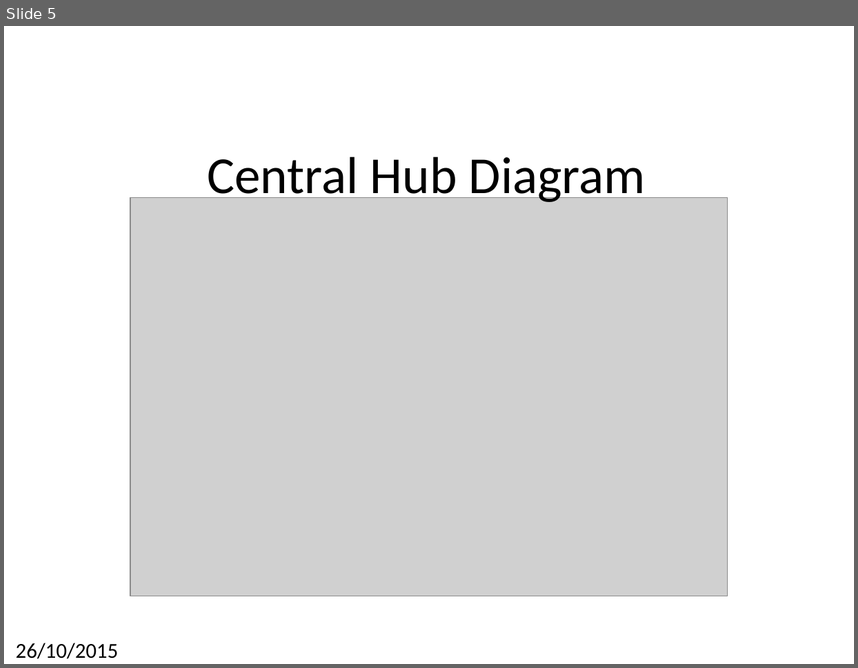
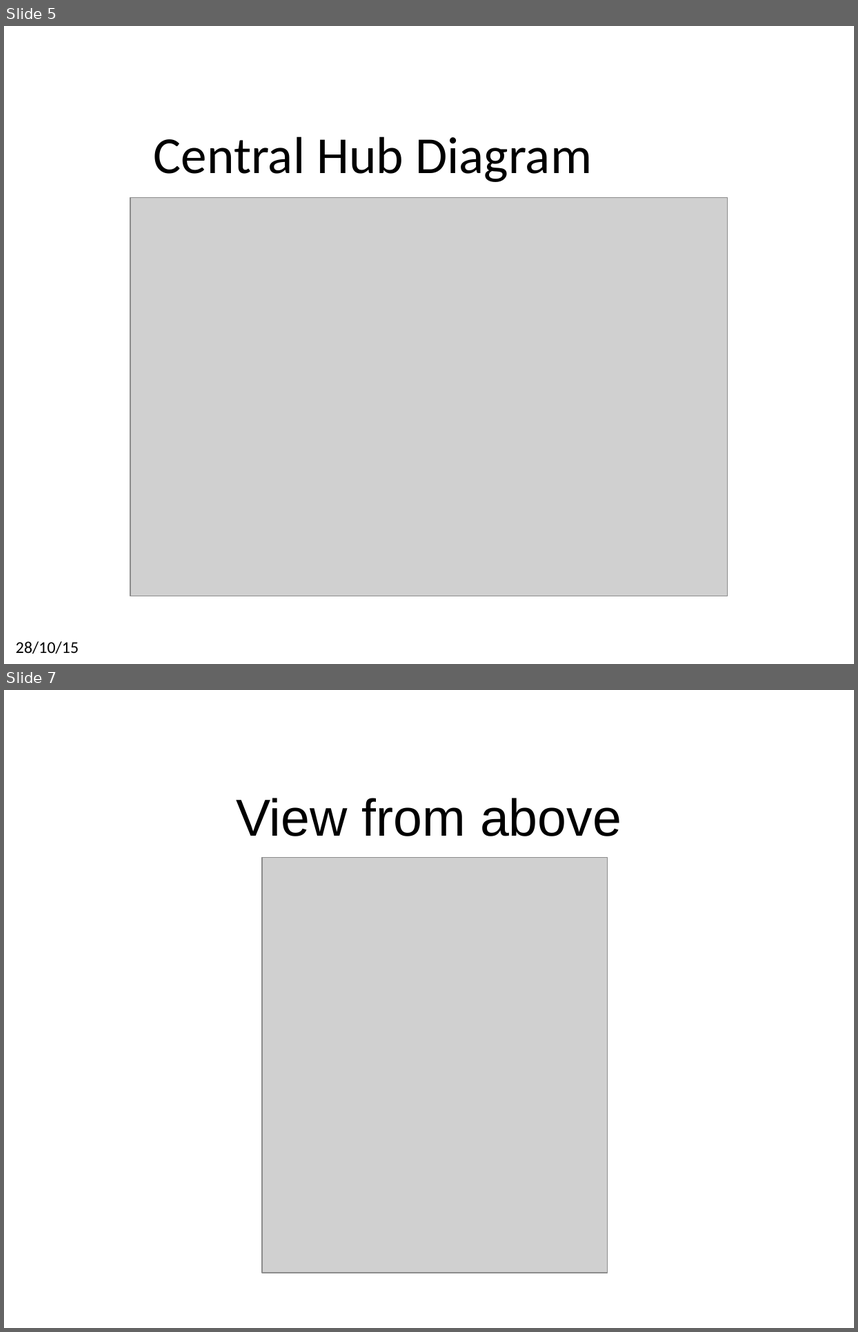
Before and after one commit to laurogama/artigo_pos, a slide deck: formato_chilecon/presentation/presentation_template.pptx. Shown one above the other, each under a label of ours: slide 5 before the commit, slides 5 and 7 after it; the slides between them are not shown. The pictures are 858x668 and 858x1332 pixels, drawn with LibreOffice and Linux fonts; fonts in the diff are those of the drawing; grey boxes stand for pictures; background and template pictures are left out. Boxes give left, top, right and bottom in pixels: in the first picture for what was removed or moved away, otherwise in the second. Text is boxed around its words. In the diff, an @@ line names an element or a change of style, - is before the commit and + after.

```diff
--- a/formato_chilecon/presentation/presentation_template.pptx
+++ b/formato_chilecon/presentation/presentation_template.pptx
@@ slide 7 added at bbox=[4, 690, 854, 1328], background picture (left out) @@
@@ text added at bbox=[236, 798, 622, 836], 44 pt, text #000000 @@
+View from above
@@ picture added at bbox=[263, 858, 608, 1272] @@
@@ slide 5 changed as well @@
@@ text "Central Hub Diagram" rewrapped from bbox=[207, 156, 646, 205] to bbox=[154, 136, 592, 182] @@
@@ text at bbox=[16, 641, 79, 653]: text changed; size 18 to 14 pt @@
-26/10/2015
+28/10/15
```
Also in this commit, not shown: 2 other slides changed, 13 other slides added, 4 slides removed, 16 other files.
